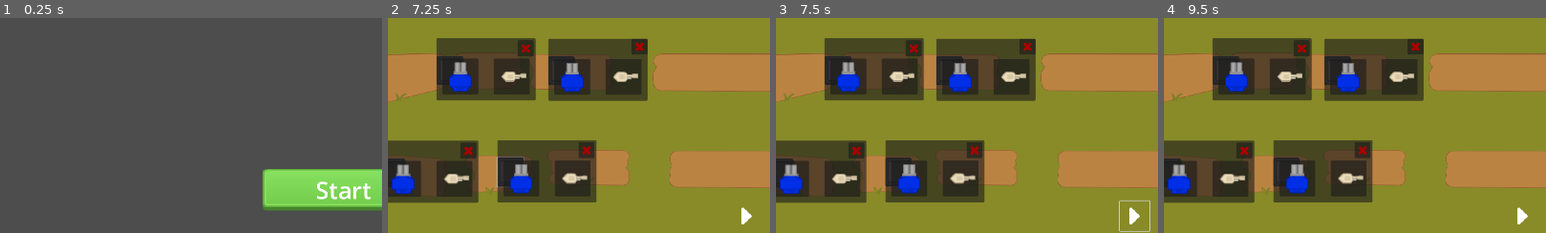
Above: before the commit, frames 1-4 (left to right).
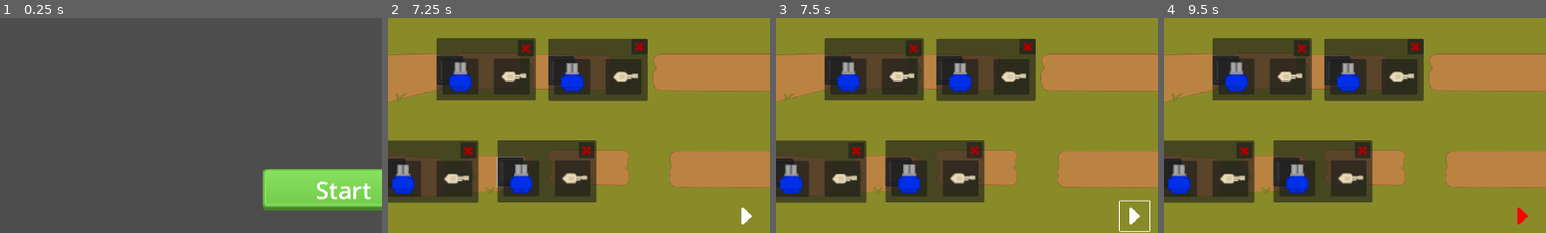
Above: after the commit, the same moments.

Repository: Silas-D/Startprojekt-SM5
Game: Godot game, scene res://Game/UI/mainmenu/main_menu.tscn
The game is run twice, just before and just after one commit, with the same random seed, the same clock (stepped at 60 frames per second) and the same inputs.
Inputs (mouse positions are % of the whole screen's width and height, from its top left):
- Up to frame 1 (0.25 s): no input
- Up to frame 2 (7.25 s): click "Start" at 0.5 s; click (6, 19) at 1.25 s; click (21, 19) at 2 s; click (13, 40) at 2.75 s; click (28, 40) at 3.5 s; click (13, 62) at 4.25 s; click (28, 62) at 5 s; click (6, 86) at 5.75 s; click (21, 86) at 6.5 s
- Up to frame 3 (7.5 s): click (52, 96) at 7.25 s
- Up to frame 4 (9.5 s): click (52, 96) at 8 s; click (7, 21) at 8.77 s
The pictures show only the part of the screen within x 5-55%, y 50-100%; the shares and areas given below are measured in that part.

Frames 1-2 are identical in both runs. In frame 3, 0.1% of the frame differs, in the area x 89-98%, y 84-100%; in frame 4, 0.1%, in the area x 92-96%, y 88-96%.

Commit message:
ButtonFarbe

Diff:
--- a/Game/main.gd
+++ b/Game/main.gd
@@ -2,7 +2,6 @@
 
 @onready var pause_menu = $pauseMenu
 var paused = false
-
 @export var current_wave = 0
 @export var enemies_in_wave = 0
 var map_node1
@@ -28,10 +27,12 @@
 
 
 func _on_next_wave_pressed():
-	#Farbe Ändern
 	if waveDone:
+		get_node("NextWave").modulate = Color(255,255,255)
 		waveDone = false
 		start_next_wave()
+
+
 
 ##
 ## Wave Functions
@@ -40,6 +41,9 @@
 	await get_tree().create_timer(2).timeout
 	spawn_enemies()
 	current_wave += 1
+	if spawn_enemies:
+		get_node("NextWave").modulate = Color(255,0,0)
+
 
 func retrieve_wave_data(wave):
 	var wave_data = []
